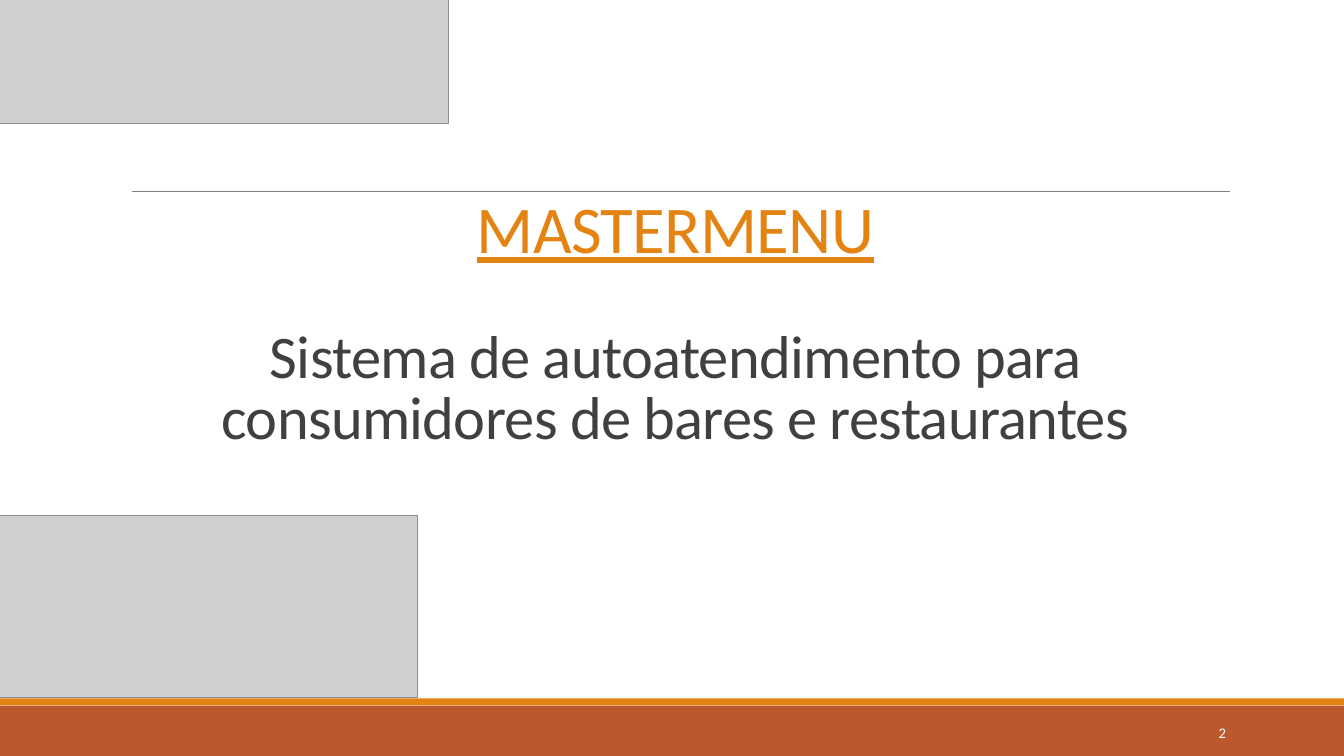
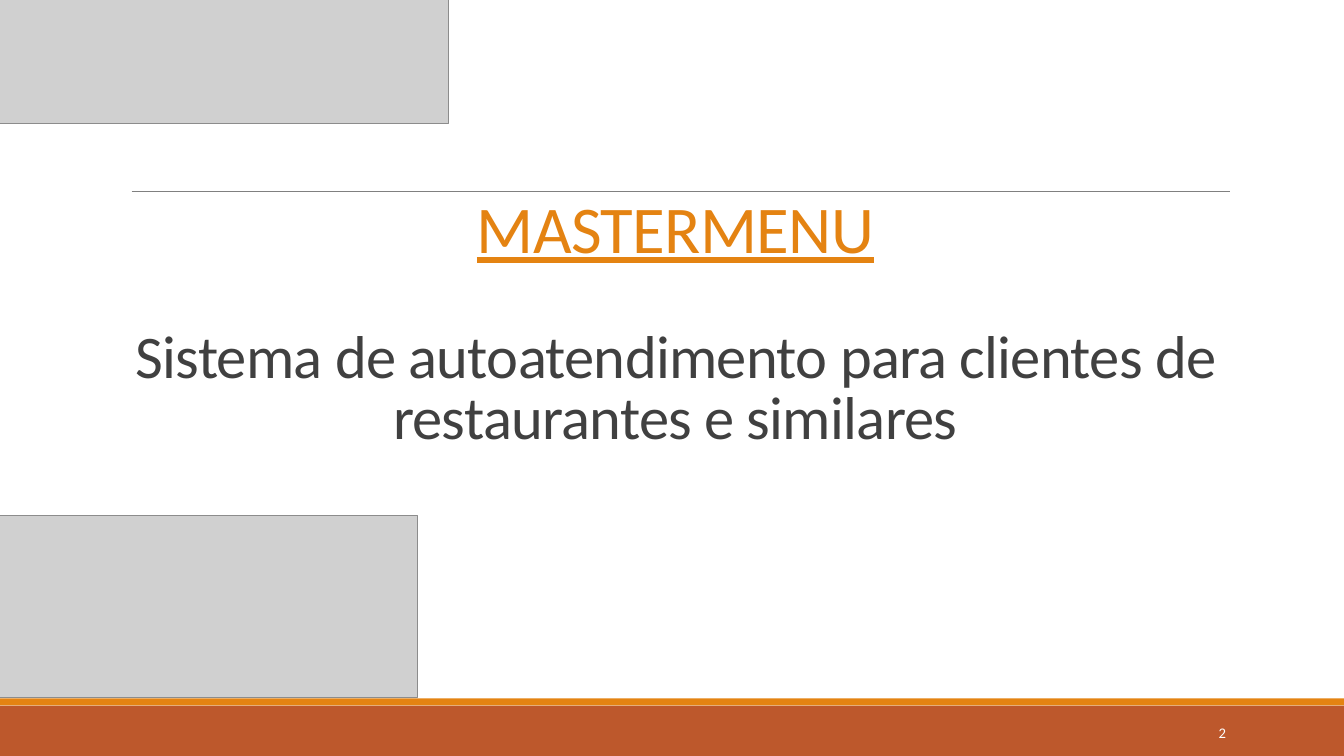
Before and after one commit to MatheusTabares/Master-menu, a slide deck: slide 2 of Documentos/Apresentação/Defesa Trabalho de Conclusão de Curso.pptx. Drawn at 1344x756 pixels with LibreOffice and Linux fonts; fonts in the diff are those of the drawing; grey boxes stand for pictures. Boxes give left, top, right and bottom in pixels: in the first picture for what was removed or moved away, otherwise in the second. Text is boxed around its words. In the diff, an @@ line names an element or a change of style, - is before the commit and + after.

```diff
--- a/Documentos/Apresentação/Defesa Trabalho de Conclusão de Curso.pptx
+++ b/Documentos/Apresentação/Defesa Trabalho de Conclusão de Curso.pptx
@@ title at (136, 209, 1216, 440): text changed @@
-MASTERMENU
-Sistema de autoatendimento para consumidores de bares e restaurantes
+MASTERMENU
+Sistema de autoatendimento para clientes de restaurantes e similares
```
Also in this commit, not shown: 2 other slides changed, 8 slides added, 1 slide removed, 17 other files.
